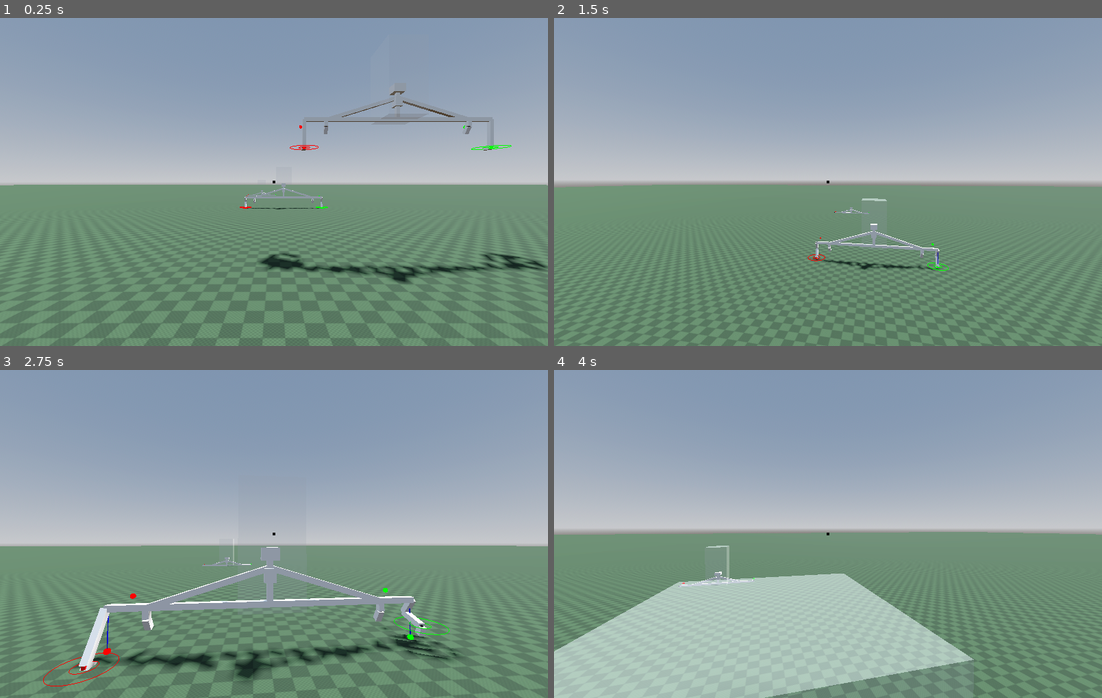
Above: before the commit, frames 1-4 (two rows, left to right).
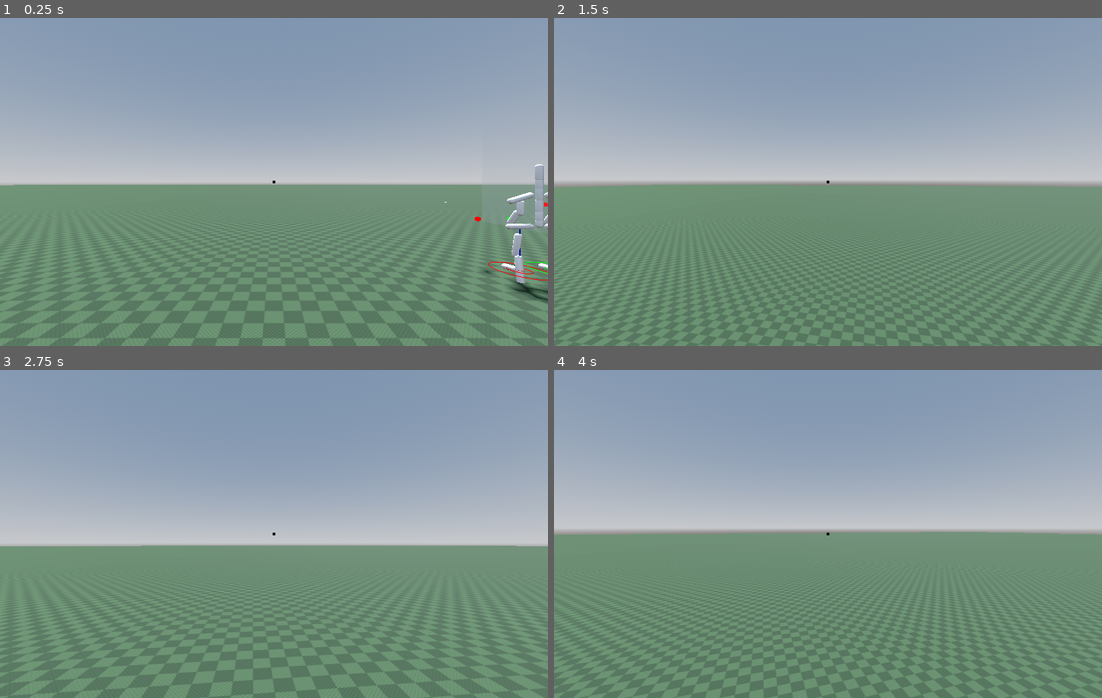
Above: after the commit, the same moments.

Repository: marcolatellafrias/character-parametric
Game: Godot game, scene res://Scenes/Demo.tscn
Two runs of this game, one before a commit and one after it. Both use one fixed random seed, a clock stepped at 60 frames per second and the inputs below.
Inputs (mouse positions are in pixels of both pictures, inside the frame that each line leads up to):
- Up to frame 1 (0.25 s): no input
- Up to frame 2 (1.5 s): tap Enter at 0.5 s; move the mouse to (855, 182) at 0.52 s; hold W (move_forward) from 0.53 s (still down); click (855, 182) at 0.6 s; tap Space (jump) at 0.77 s; move the mouse to (800, 182) at 1.27 s; tap Shift (sprint) at 1.35 s
- Up to frame 3 (2.75 s): keep holding W (move_forward); tap Space (jump) at 1.52 s; move the mouse to (284, 527) at 2.02 s; click (284, 527) at 2.1 s
- Up to frame 4 (4 s): keep holding W (move_forward); move the mouse to (822, 540) at 2.77 s; tap Shift (sprint) at 2.85 s; click (822, 540) at 2.92 s; tap Space (jump) at 3.02, 3.77 s; move the mouse to (866, 537) at 3.52 s; click (866, 537) at 3.6 s

The runs differ from the first frame. In frame 1, 3.2% of the frame differs, in the area x 43-100%, y 22-87%; in frame 2, 0.8%; in frame 3, 5.8%; in frame 4, 24%, in the area x 0-100%, y 49-100%.

Commit message:
started adding custom bone meshes

Diff:
--- a/Scenes/Demo.tscn
+++ b/Scenes/Demo.tscn
@@ -9,6 +9,7 @@
 [ext_resource type="Script" uid="uid://s04a8ue62sk4" path="res://Scripts/character/basic_char.gd" id="8_oilx1"]
 [ext_resource type="PackedScene" uid="uid://depimbd5eofjb" path="res://Scenes/car.tscn" id="9_4i7ud"]
 [ext_resource type="PackedScene" uid="uid://ckrqq415fubai" path="res://Scenes/test_slab.tscn" id="9_oilx1"]
+[ext_resource type="PackedScene" uid="uid://dvbx7rqdampcm" path="res://Models/bone.glb" id="11_v3boh"]
 [ext_resource type="PackedScene" uid="uid://k543h15j5sew" path="res://Scenes/player.tscn" id="11_ymvx6"]
 
 [sub_resource type="BoxMesh" id="BoxMesh_hfvyn"]
@@ -155,11 +156,15 @@
 [node name="chars" type="Node3D" parent="."]
 
 [node name="fat" parent="chars" instance=ExtResource("11_ymvx6")]
-transform = Transform3D(1, 0, 0, 0, 1, 0, 0, 0, 1, 0, 3.7216759, -12.740562)
+transform = Transform3D(1, 0, 0, 0, 1, 0, 0, 0, 1, 1.235, 0.3, -10.597)
 
 [node name="tall" parent="chars" instance=ExtResource("11_ymvx6")]
-transform = Transform3D(1, 0, 0, 0, 1, 0, 0, 0, 1, -2.7346802, 0.8951359, -21.19106)
+transform = Transform3D(1, 0, 0, 0, 1, 0, 0, 0, 1, 2.8281984, 0.5, -10.493808)
+archetype = 2
 
 [node name="kid" parent="chars" instance=ExtResource("11_ymvx6")]
-transform = Transform3D(1, 0, 0, 0, 1, 0, 0, 0, 1, -4.94421, 0.02957344, -34.64692)
+transform = Transform3D(1, 0, 0, 0, 1, 0, 0, 0, 1, 4.446537, 0.3, -10.347981)
 archetype = 1
+
+[node name="bone" parent="chars" instance=ExtResource("11_v3boh")]
+transform = Transform3D(1, 0, 0, 0, 1, 0, 0, 0, 1, 7.0371246, 0.47957346, -19.87078)
--- a/Scripts/character/archetypes.gd
+++ b/Scripts/character/archetypes.gd
@@ -103,8 +103,8 @@
 	arch.neck_to_head_proportion = 0.2
 	arch.chest_to_low_spine_proportion = 0.35
 	arch.legs_to_feet_proportion = 0.45
-	arch.hips_width_proportion = 1.5
-	arch.shoulder_width_proportion = 1.2
+	arch.hips_width_proportion = 0.2
+	arch.shoulder_width_proportion = 0.2
 
 	arch.has_neck = true
 
@@ -148,8 +148,8 @@
 	arch.neck_to_head_proportion = 0.2
 	arch.chest_to_low_spine_proportion = 0.3
 	arch.legs_to_feet_proportion = 0.5
-	arch.hips_width_proportion = 1.5
-	arch.shoulder_width_proportion = 1.2
+	arch.hips_width_proportion = 0.15
+	arch.shoulder_width_proportion = 0.2
 
 	arch.has_neck = true
 
@@ -193,8 +193,8 @@
 	arch.neck_to_head_proportion = 0.2
 	arch.chest_to_low_spine_proportion = 0.25
 	arch.legs_to_feet_proportion = 0.55
-	arch.hips_width_proportion = 1.5
-	arch.shoulder_width_proportion = 1.2
+	arch.hips_width_proportion = 0.12
+	arch.shoulder_width_proportion = 0.18
 
 	arch.has_neck = true
 
--- a/Scripts/character/custom_bone.gd
+++ b/Scripts/character/custom_bone.gd
@@ -49,22 +49,22 @@
 	bone.capsule_dimensions = new_capsule_dimensions
 	bone.rest_rotation = new_rest_rotation
 
-	#Añado esfera en el pivot para debug
-	var pivot_mesh_instance := MeshInstance3D.new()
-	var sphere_mesh := SphereMesh.new()
-	pivot_mesh_instance.scale = Vector3(0.05,0.05,0.05)
-	pivot_mesh_instance.mesh = sphere_mesh
-	pivot_mesh_instance.position = Vector3.ZERO
-	var sphere_material := StandardMaterial3D.new()
-	sphere_material.albedo_color = Color.BLACK
-	pivot_mesh_instance.material_override = sphere_material
-	bone.add_child(pivot_mesh_instance)
+	##Añado esfera en el pivot para debug
+	#var pivot_mesh_instance := MeshInstance3D.new()
+	#var sphere_mesh := SphereMesh.new()
+	#pivot_mesh_instance.scale = Vector3(0.05,0.05,0.05)
+	#pivot_mesh_instance.mesh = sphere_mesh
+	#pivot_mesh_instance.position = Vector3.ZERO
+	#var sphere_material := StandardMaterial3D.new()
+	#sphere_material.albedo_color = Color.BLACK
+	#pivot_mesh_instance.material_override = sphere_material
+	#bone.add_child(pivot_mesh_instance)
 
 	#Añado mesh
-	var mesh_instance := MeshInstance3D.new() #DebugUtil.create_debug_colored_cube(bone.capsule_dimensions)
-	var cube_mesh :=  BoxMesh.new()
-	cube_mesh.size = bone.capsule_dimensions
-	mesh_instance.mesh = cube_mesh
+	var mesh_instance := get_bone_mesh(bone.capsule_dimensions) #DebugUtil.create_debug_colored_cube(bone.capsule_dimensions)
+	#var cube_mesh := get_bone_mesh(bone.capsule_dimensions) #BoxMesh.new()
+	#cube_mesh.size = bone.capsule_dimensions
+	#mesh_instance.mesh = cube_mesh
 	mesh_instance.position = Vector3(0, bone.capsule_dimensions.y * 0.5, 0)
 	var material := StandardMaterial3D.new()
 	material.albedo_color = Color.WHITE_SMOKE #new_color
@@ -72,7 +72,12 @@
 	#material.transparency = BaseMaterial3D.TRANSPARENCY_ALPHA
 	#material.flags_transparent = true
 	mesh_instance.material_override = material
+
+
+
+
 	bone.add_child(mesh_instance)
+
 
 	# Hago que el pivot del hueso, este donde termina o empieza el hueso padre
 	if father_bone:
@@ -163,3 +168,23 @@
 
 	# --- Combine ---
 	return twist * align * rest_basis
+
+
+static func get_bone_mesh(size: Vector3) -> MeshInstance3D:
+	var scene: PackedScene = load("res://Models/bone.glb")
+	if scene == null:
+		push_error("Could not load bone.glb")
+		return null
+
+	var root: Node3D = scene.instantiate()
+	var mesh_instance: MeshInstance3D = root.get_node_or_null("Sphere") as MeshInstance3D
+	if mesh_instance == null:
+		push_error("MeshInstance3D not found")
+		return null
+	var index := mesh_instance.find_blend_shape_by_name("height")
+	mesh_instance.set_blend_shape_value(index, size.y/2)
+
+
+
+	root.remove_child(mesh_instance)
+	return mesh_instance
Binary file added: Models/bone.glb
Not shown: 1 places in Scenes/Demo.tscn that only renumber resources
